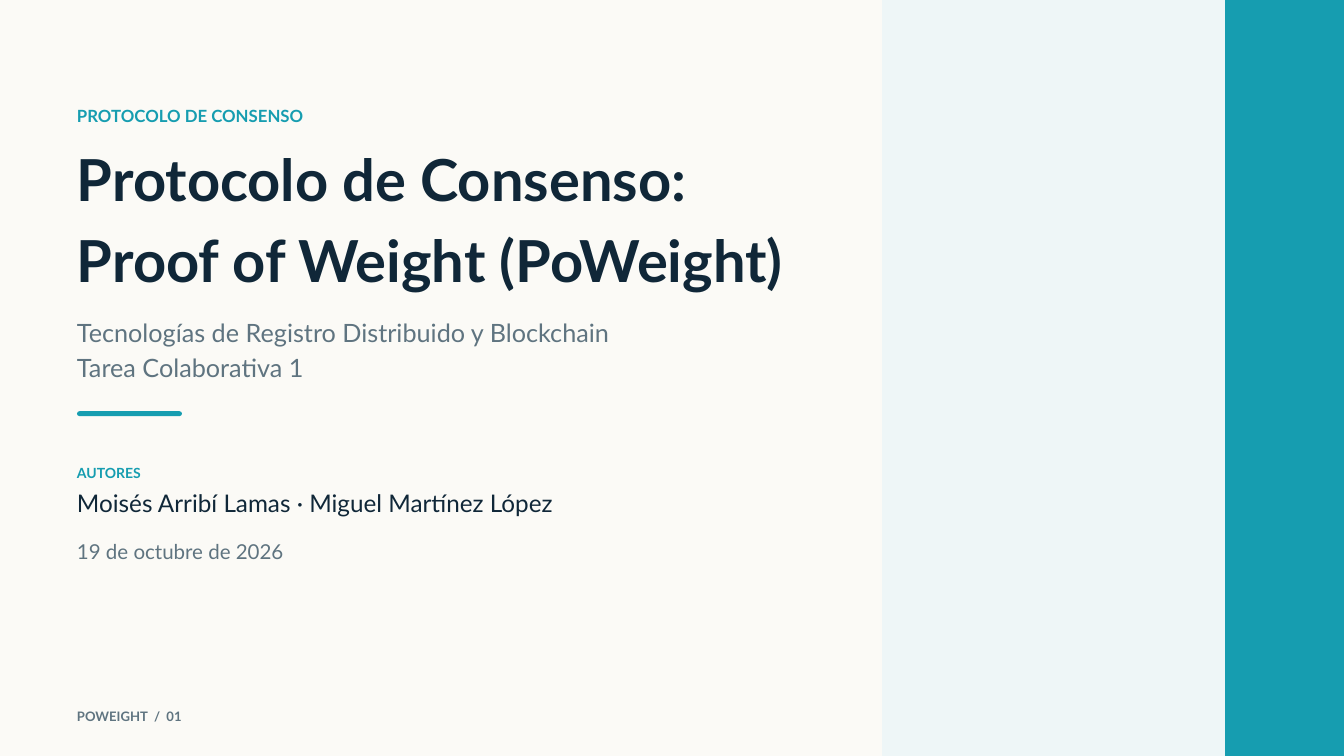
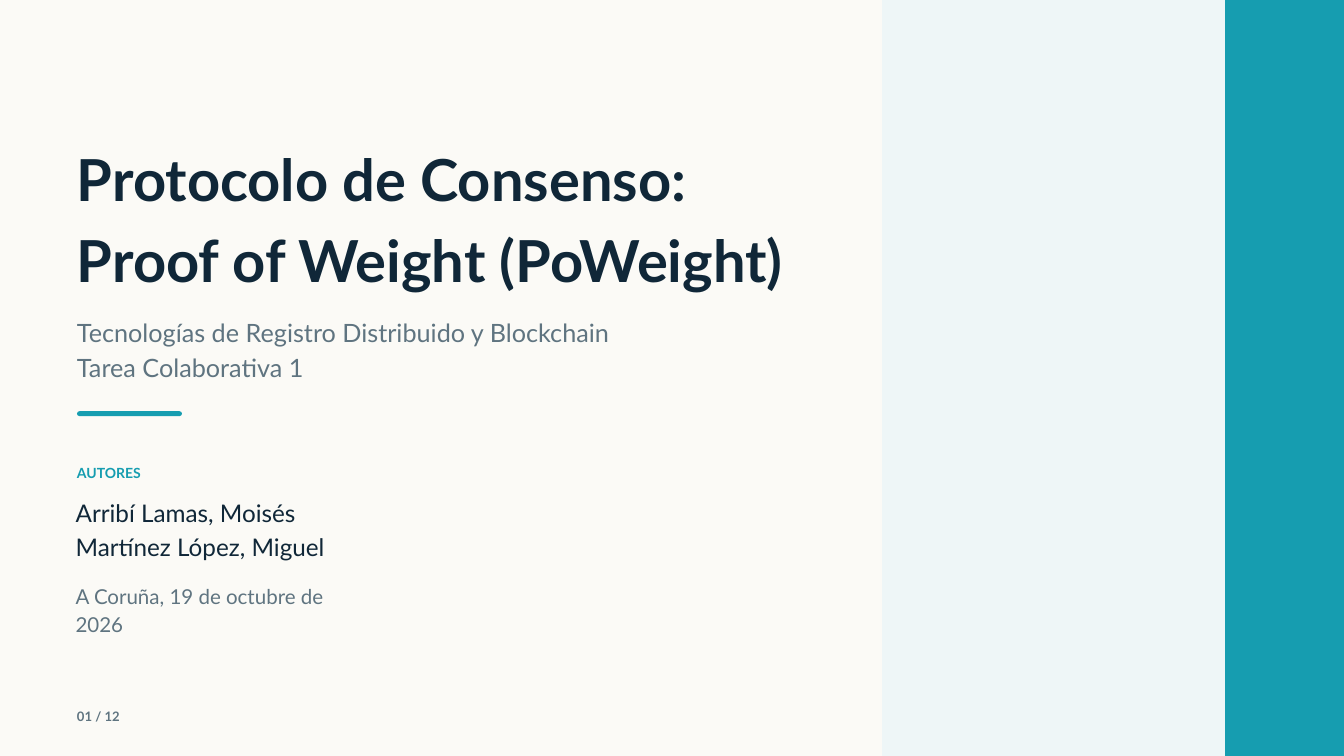
Before and after one commit to MiguelMrtnzLpz/BC, a slide deck: slide 1 of Presentaciones/1 Protocolos de consenso/Proof of Weight.pptx. Drawn at 1344x756 pixels with LibreOffice and Linux fonts; fonts in the diff are those of the drawing. Boxes give left, top, right and bottom in pixels: in the first picture for what was removed or moved away, otherwise in the second. Text is boxed around its words. In the diff, an @@ line names an element or a change of style, - is before the commit and + after.

```diff
--- a/Presentaciones/1 Protocolos de consenso/Proof of Weight.pptx
+++ b/Presentaciones/1 Protocolos de consenso/Proof of Weight.pptx
@@ text removed at (x1=77, y1=109, x2=303, y2=122) @@
-PROTOCOLO DE CONSENSO
@@ text at (x1=76, y1=504, x2=325, y2=561): text changed @@
-Moisés Arribí Lamas · Miguel Martínez López
+Arribí Lamas, Moisés
+Martínez López, Miguel
@@ text at (x1=76, y1=589, x2=323, y2=632): text changed @@
-19 de octubre de 2026
+A Coruña, 19 de octubre de 2026
@@ text at (x1=77, y1=711, x2=120, y2=721): text changed @@
-POWEIGHT / 01
+01 / 12
```
Also in this commit, not shown: 10 other slides changed, 1 slide added, 1 other file.
